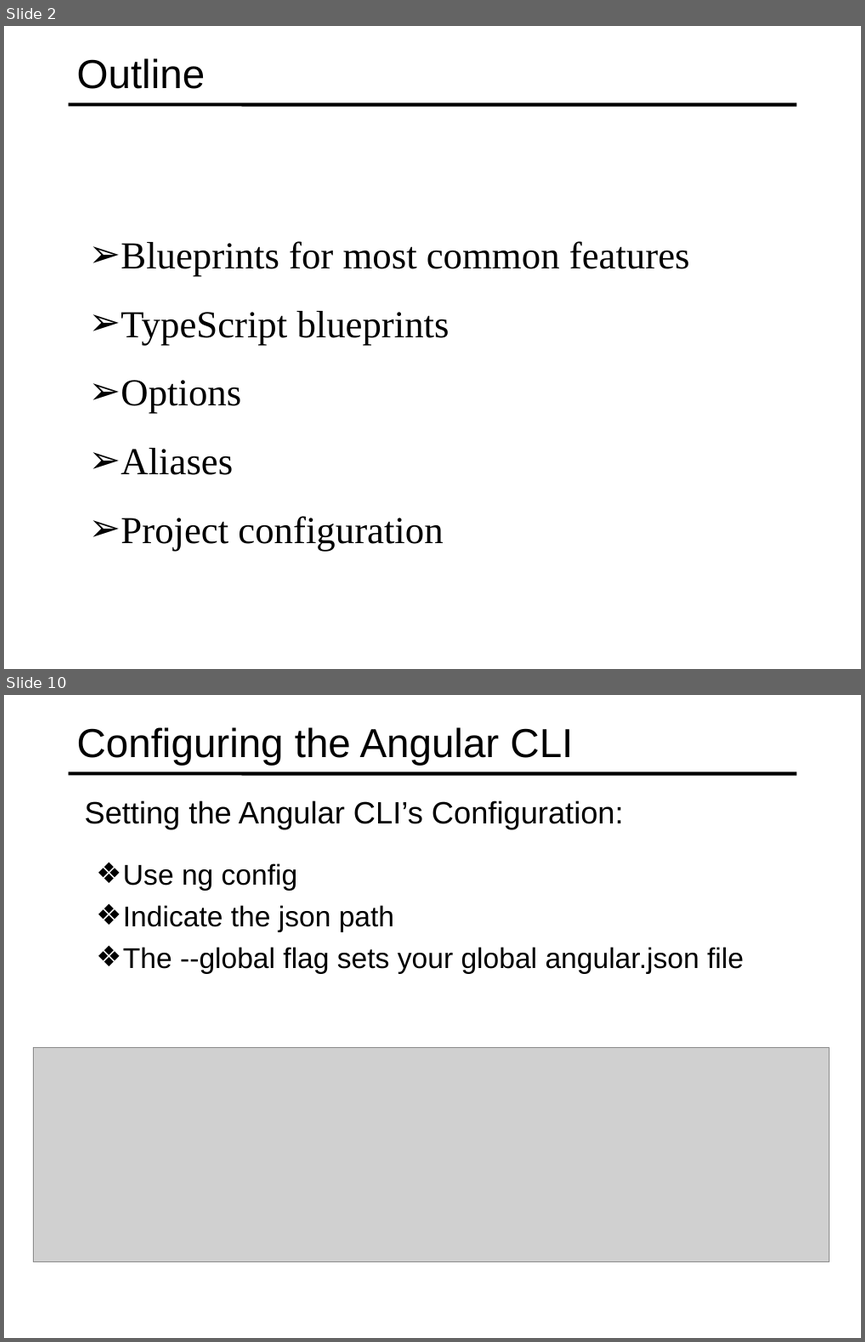
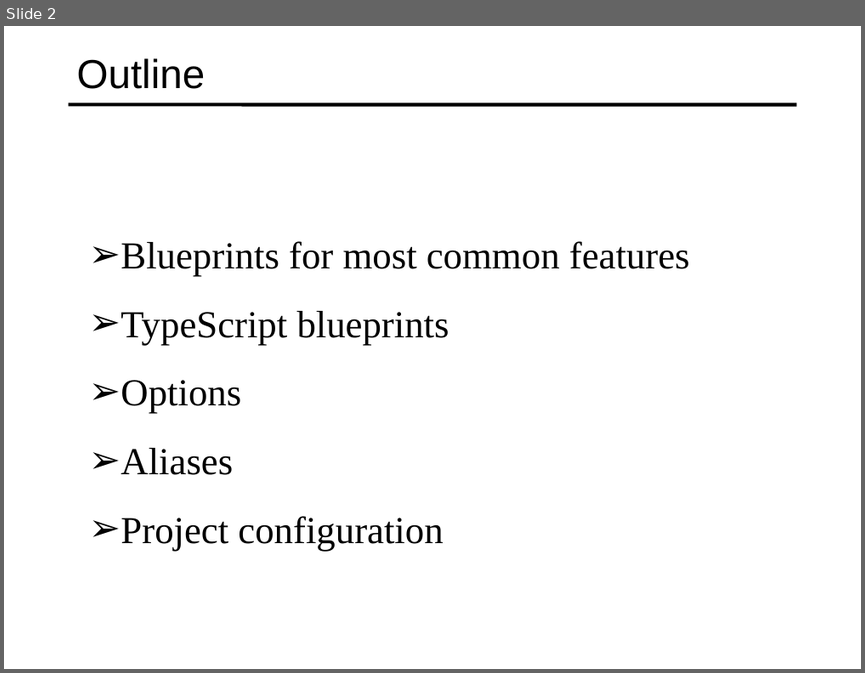
Before and after one commit to specter01wj/Jago_Link_Training, a slide deck: Angular/Angular7/Angular CLI/4.Generating Code from Blueprints/L4_Generating Code from Blueprints.ppt. Shown one above the other, each under a label of ours: slides 2 and 10 before the commit, slide 2 after it; the slides between them are not shown. The pictures are 865x1342 and 865x673 pixels, drawn with LibreOffice and Linux fonts; fonts in the diff are those of the drawing; grey boxes stand for pictures. Boxes give left, top, right and bottom in pixels: in the first picture for what was removed or moved away, otherwise in the second. Text is boxed around its words. In the diff, an @@ line names an element or a change of style, - is before the commit and + after.

```diff
--- a/Angular/Angular7/Angular CLI/4.Generating Code from Blueprints/L4_Generating Code from Blueprints.ppt
+++ b/Angular/Angular7/Angular CLI/4.Generating Code from Blueprints/L4_Generating Code from Blueprints.ppt
@@ slide 10 removed at box(4, 695, 861, 1338), background #FFFFFF; not listed: 1 template element that a slide beside it also shows @@
@@ title removed at box(77, 727, 573, 766) @@
-Configuring the Angular CLI
@@ text removed at box(85, 800, 624, 829) @@
-  Setting the Angular CLI’s Configuration:
@@ text removed at box(123, 863, 744, 974) @@
-  ❖ Use ng config
-  ❖ Indicate the json path
-  ❖ The --global flag sets your global angular.json file
@@ picture removed at box(33, 1047, 829, 1261) @@
```
Also in this commit, not shown: 1 slide changed, 9 slides added, 8 other slides removed.
